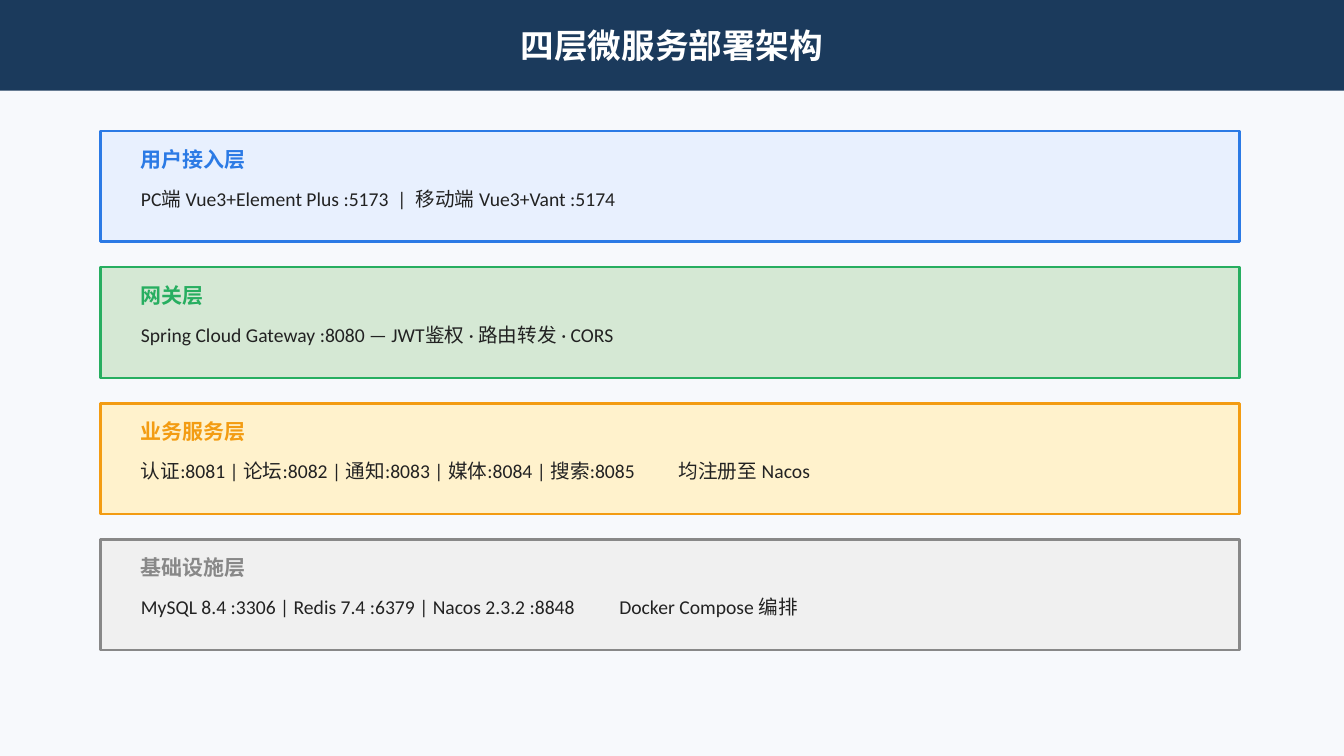
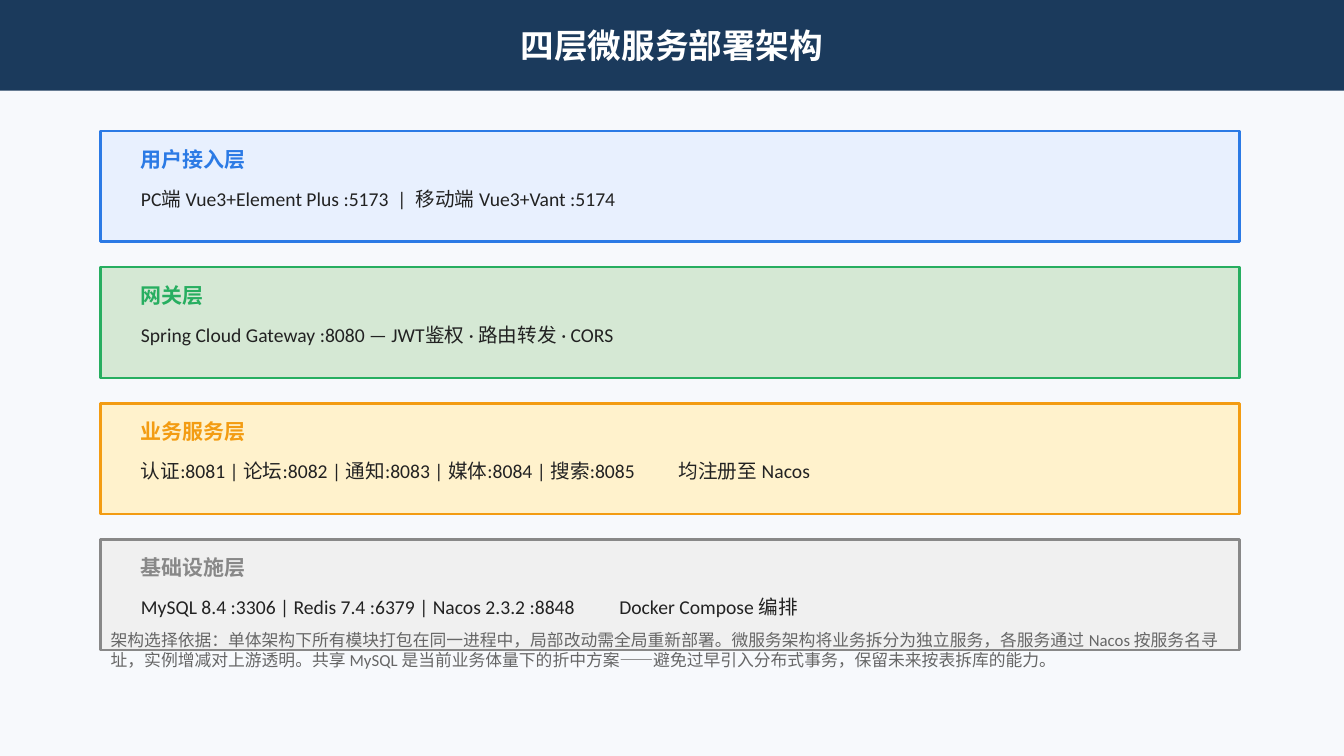
Before and after one commit to Wkjlovec/graduation_project_zhuang, a slide deck: slide 7 of docs/答辩PPT.pptx. Drawn at 1344x756 pixels with LibreOffice and Linux fonts; fonts in the diff are those of the drawing. Boxes give left, top, right and bottom in pixels: in the first picture for what was removed or moved away, otherwise in the second. Text is boxed around its words. In the diff, an @@ line names an element or a change of style, - is before the commit and + after.

```diff
--- a/docs/答辩PPT.pptx
+++ b/docs/答辩PPT.pptx
@@ text added at bbox=[111, 632, 1218, 669], 12 pt, text #666666 @@
+架构选择依据：单体架构下所有模块打包在同一进程中，局部改动需全局重新部署。微服务架构将业务拆分为独立服务，各服务通过 Nacos 按服务名寻址，实例增减对上游透明。共享 MySQL 是当前业务体量下的折中方案——避免过早引入分布式事务，保留未来按表拆库的能力。
```
Also in this commit, not shown: 4 other slides changed.
